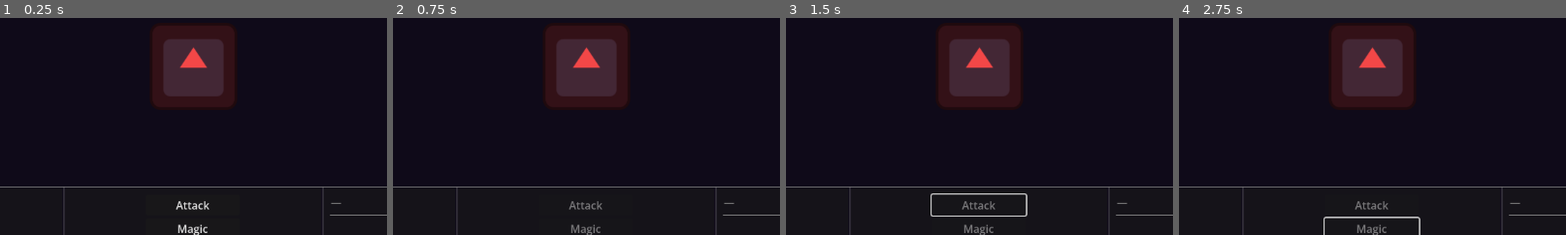
Above: before the commit, frames 1-4 (left to right).
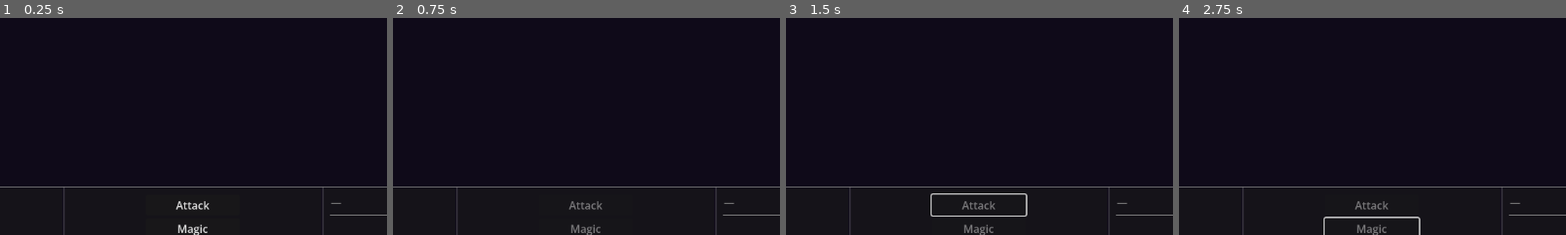
Above: after the commit, the same moments.

Repository: tausiftt5238/four-dragons-deep
Game: Godot game, scene res://scenes/combat.tscn
Two runs of this game, one before a commit and one after it. Both use one fixed random seed, a clock stepped at 60 frames per second and the inputs below. This scene is started directly instead of the project's main scene. The engine's default icon, where the game draws it, is replaced by a stand-in: a white triangle on a blue panel in a dark square.
Inputs:
- Up to frame 1 (0.25 s): no input
- Up to frame 2 (0.75 s): click "Attack" at 0.5 s
- Up to frame 3 (1.5 s): tap Enter at 1.25 s; hold Right from 1.28 s (still down); tap Q at 1.35 s
- Up to frame 4 (2.75 s): tap Space at 2 s; release Right at 2.03 s; hold Down from 2.03 s (still down); tap Q at 2.1 s
The pictures show only the part of the screen within x 25-75%, y 26-76%; the shares and areas given below are measured in that part.

The runs differ from the first frame. In frame 1, 7.9% of the frame differs, in the area x 39-61%, y 3-42%; in frame 2, 7.9%; in frame 3, 7.9%; in frame 4, 7.9%.
Error before the commit: Invalid access to property or key 'enemy_name' on a base object of type 'Nil'. (res://scripts/ui/combat_scene.gd:102)
Error after the commit: Invalid access to property or key 'sprite_path' on a base object of type 'Nil'. (res://scripts/ui/combat_scene.gd:93)

Commit message:
add enemy sprites and expand roster to 15 enemies
Replaced the 5 placeholder enemy templates (Slime, Goblin, Skeleton,
Wraith, Troll) with 15 fully-sprited enemies spanning floors 1–4+:
Bat, Slug, GiantRat, Goblin, GelatinousCube, Skeleton, GiantHornet,
Bandit, WildBoar, AnimatedPlant, Treant, Orc, Fairy, Ogre, Wizard.

Each template carries a sprite path; make_random() populates
Enemy.sprite_path, and the combat portrait now loads the pixel art
sprite (TEXTURE_FILTER_NEAREST) instead of the icon placeholder.

Diff:
--- a/scripts/entities/enemy.gd
+++ b/scripts/entities/enemy.gd
@@ -10,16 +10,32 @@
 var weakness:        String = ""
 var negotiable:      bool   = true
 var talk_difficulty: int    = 2
+var sprite_path:     String = ""
 
 # Template data for all enemy types. Stats are base values for floor 1.
 # min_floor / max_floor control which dungeon floors they appear on.
 # max_floor = -1 means no upper limit.
 const TEMPLATES: Array[Dictionary] = [
-	{name="Slime",    str=2, def=1, mag=0, agl=1, exp=15, gold=5,  status_attack="poison",     weakness="fire",    min_floor=1, max_floor=2,  negotiable=true,  talk_difficulty=1},
-	{name="Goblin",   str=4, def=2, mag=0, agl=4, exp=25, gold=8,  status_attack="",           weakness="thunder", min_floor=1, max_floor=3,  negotiable=true,  talk_difficulty=2},
-	{name="Skeleton", str=5, def=3, mag=1, agl=2, exp=30, gold=10, status_attack="immobilize", weakness="fire",    min_floor=2, max_floor=4,  negotiable=false, talk_difficulty=0},
-	{name="Wraith",   str=3, def=1, mag=5, agl=5, exp=40, gold=13, status_attack="silence",    weakness="ice",     min_floor=3, max_floor=-1, negotiable=false, talk_difficulty=0},
-	{name="Troll",    str=7, def=5, mag=0, agl=1, exp=50, gold=17, status_attack="immobilize", weakness="ice",     min_floor=4, max_floor=-1, negotiable=true,  talk_difficulty=4},
+	# --- Floor 1-2 ---
+	{name="Bat",           str=2, def=1, mag=0, agl=5, exp=12, gold=4,  status_attack="",           weakness="thunder", min_floor=1, max_floor=2,  negotiable=true,  talk_difficulty=1, sprite="res://resources/enemySprites/Bat.png"},
+	{name="Slug",          str=2, def=2, mag=0, agl=1, exp=18, gold=6,  status_attack="poison",     weakness="fire",    min_floor=1, max_floor=2,  negotiable=false, talk_difficulty=0, sprite="res://resources/enemySprites/Slug.png"},
+	{name="GiantRat",      str=3, def=2, mag=0, agl=3, exp=20, gold=6,  status_attack="",           weakness="thunder", min_floor=1, max_floor=2,  negotiable=true,  talk_difficulty=1, sprite="res://resources/enemySprites/GiantRat.png"},
+	# --- Floor 1-3 ---
+	{name="Goblin",        str=4, def=2, mag=0, agl=4, exp=25, gold=8,  status_attack="",           weakness="thunder", min_floor=1, max_floor=3,  negotiable=true,  talk_difficulty=2, sprite="res://resources/enemySprites/Goblin.png"},
+	{name="GelatinousCube",str=2, def=4, mag=0, agl=1, exp=22, gold=7,  status_attack="immobilize", weakness="fire",    min_floor=1, max_floor=3,  negotiable=false, talk_difficulty=0, sprite="res://resources/enemySprites/GelatinousCube.png"},
+	# --- Floor 2-4 ---
+	{name="Skeleton",      str=5, def=3, mag=1, agl=2, exp=30, gold=10, status_attack="immobilize", weakness="fire",    min_floor=2, max_floor=4,  negotiable=false, talk_difficulty=0, sprite="res://resources/enemySprites/Skeleton.png"},
+	{name="GiantHornet",   str=4, def=2, mag=0, agl=6, exp=28, gold=9,  status_attack="poison",     weakness="ice",     min_floor=2, max_floor=4,  negotiable=false, talk_difficulty=0, sprite="res://resources/enemySprites/GiantHornet.png"},
+	{name="Bandit",        str=5, def=3, mag=0, agl=5, exp=32, gold=12, status_attack="",           weakness="thunder", min_floor=2, max_floor=4,  negotiable=true,  talk_difficulty=2, sprite="res://resources/enemySprites/Bandit.png"},
+	{name="WildBoar",      str=6, def=3, mag=0, agl=2, exp=30, gold=9,  status_attack="",           weakness="thunder", min_floor=2, max_floor=4,  negotiable=true,  talk_difficulty=2, sprite="res://resources/enemySprites/WildBoar.png"},
+	{name="AnimatedPlant", str=3, def=3, mag=4, agl=1, exp=28, gold=8,  status_attack="poison",     weakness="fire",    min_floor=2, max_floor=4,  negotiable=false, talk_difficulty=0, sprite="res://resources/enemySprites/AnimatedPlant.png"},
+	# --- Floor 3+ ---
+	{name="Treant",        str=6, def=6, mag=0, agl=1, exp=45, gold=14, status_attack="immobilize", weakness="fire",    min_floor=3, max_floor=-1, negotiable=false, talk_difficulty=0, sprite="res://resources/enemySprites/Treant.png"},
+	{name="Orc",           str=7, def=4, mag=0, agl=2, exp=38, gold=12, status_attack="",           weakness="ice",     min_floor=3, max_floor=5,  negotiable=true,  talk_difficulty=3, sprite="res://resources/enemySprites/Orc.png"},
+	{name="Fairy",         str=2, def=2, mag=6, agl=7, exp=42, gold=14, status_attack="silence",    weakness="thunder", min_floor=3, max_floor=-1, negotiable=true,  talk_difficulty=3, sprite="res://resources/enemySprites/Fairy.png"},
+	# --- Floor 4+ ---
+	{name="Ogre",          str=9, def=5, mag=0, agl=1, exp=55, gold=18, status_attack="",           weakness="ice",     min_floor=4, max_floor=-1, negotiable=true,  talk_difficulty=4, sprite="res://resources/enemySprites/Ogre.png"},
+	{name="Wizard",        str=2, def=2, mag=8, agl=4, exp=52, gold=16, status_attack="silence",    weakness="ice",     min_floor=4, max_floor=-1, negotiable=true,  talk_difficulty=3, sprite="res://resources/enemySprites/Wizard.png"},
 ]
 
 
@@ -47,6 +63,7 @@
 	e.weakness        = t.get("weakness", "")
 	e.negotiable      = t.get("negotiable", true)
 	e.talk_difficulty = t.get("talk_difficulty", 2)
+	e.sprite_path     = t.get("sprite", "")
 	e.compute_max_hp()
 	return e
 
--- a/scripts/ui/combat_scene.gd
+++ b/scripts/ui/combat_scene.gd
@@ -90,11 +90,15 @@
 	parent.add_child(area)
 
 	var icon: TextureRect = TextureRect.new()
-	icon.texture               = load("res://icon.svg") as Texture2D
+	if enemy.sprite_path != "":
+		icon.texture        = load(enemy.sprite_path) as Texture2D
+		icon.texture_filter = CanvasItem.TEXTURE_FILTER_NEAREST
+	else:
+		icon.texture  = load("res://icon.svg") as Texture2D
+		icon.modulate = Color(0.95, 0.28, 0.28)
 	icon.stretch_mode          = TextureRect.STRETCH_KEEP_ASPECT_CENTERED
 	icon.custom_minimum_size   = Vector2(130, 130)
 	icon.size_flags_horizontal = Control.SIZE_SHRINK_CENTER
-	icon.modulate              = Color(0.95, 0.28, 0.28)
 	area.add_child(icon)
 	_enemy_portrait = icon
 
